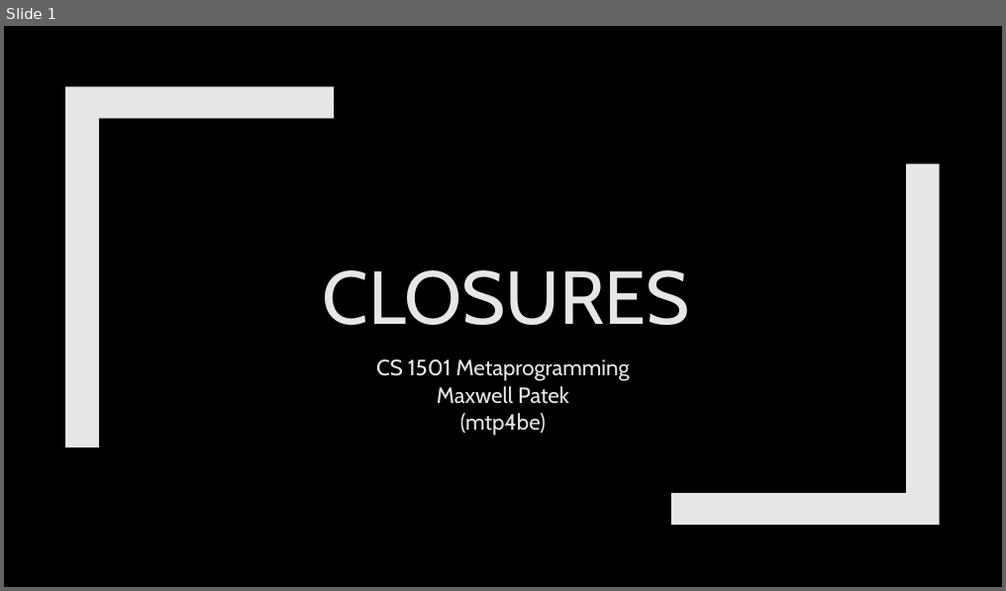
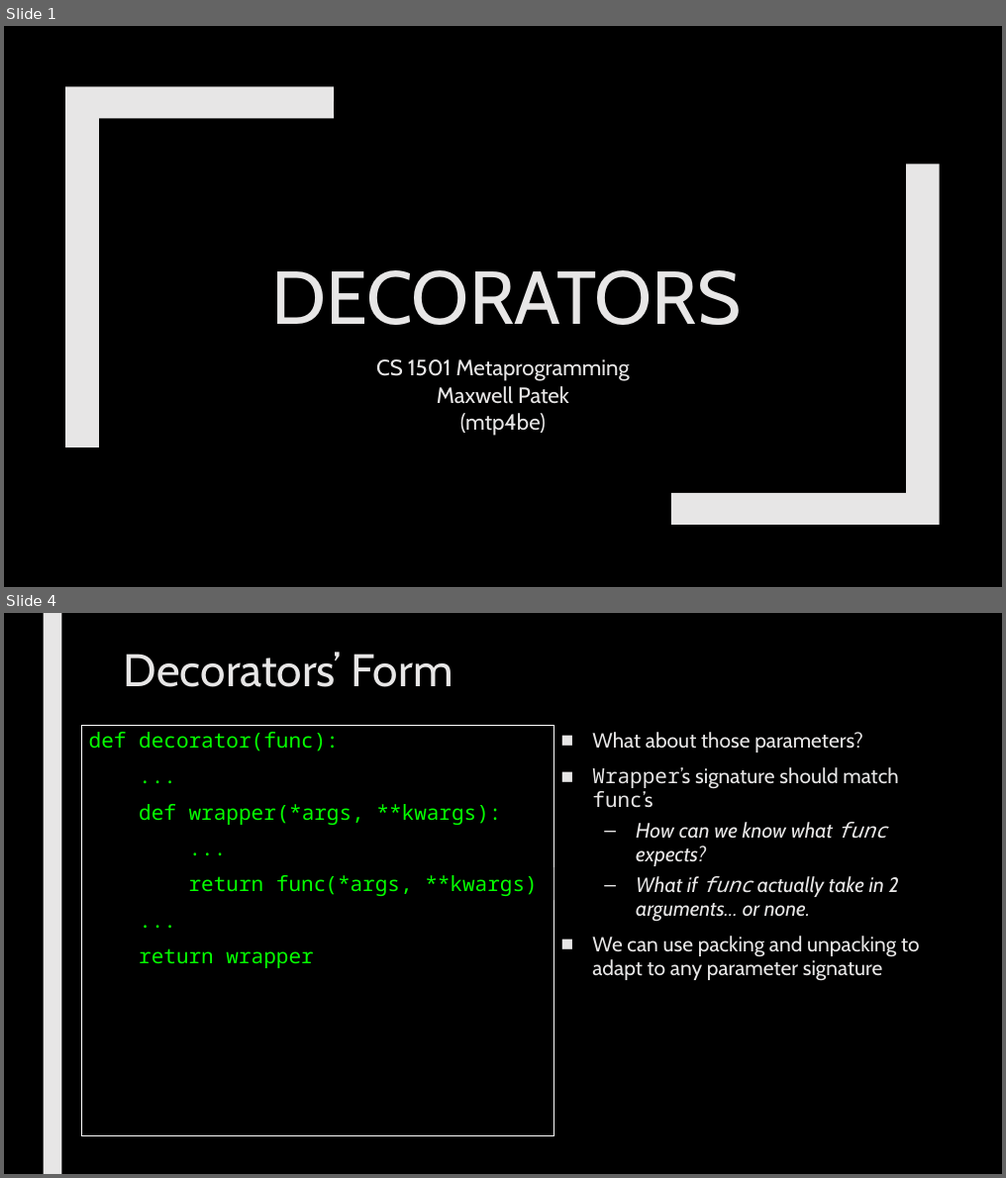
Before and after one commit to max7patek/metaprogramming, a slide deck: slides/04-Decorators.pptx. Shown one above the other, each under a label of ours: slide 1 before the commit, slides 1 and 4 after it; the slides between them are not shown. The pictures are 1006x591 and 1006x1178 pixels, drawn with LibreOffice and Linux fonts; fonts in the diff are those of the drawing. Boxes give left, top, right and bottom in pixels: in the first picture for what was removed or moved away, otherwise in the second. Text is boxed around its words. In the diff, an @@ line names an element or a change of style, - is before the commit and + after.

Commit message:
Finished draft of Decorators

```diff
--- a/slides/04-Decorators.pptx
+++ b/slides/04-Decorators.pptx
@@ slide 4 added at <box>4,613,1002,1174</box>, background #000000 @@
@@ rectangle added at <box>43,613,61,1174</box>, fill #E7E6E6 @@
@@ title added at <box>124,652,453,687</box>, 44 pt, text #E7E6E6 @@
+Decorators’ Form
@@ rectangle added at <box>81,726,553,1137</box>, outline #FFFFFF 0.75 pt, 20 pt, text #05FF00 @@
+def decorator(func):
+...
+def wrapper(params):
+...
+return func(params)
+...
+return wrapper
@@ text added at <box>592,732,920,981</box>, 20 pt, text #E7E6E6 @@
+■ What about those parameters?
+■ Wrapper’s signature should match func’s
+  – How can we know what func expects?
+  – What if func actually take in 2 arguments… or none.
+■ We can use packing and unpacking to adapt to any parameter signature
@@ text added at <box>277,804,501,825</box>, 20 pt, text #05FF00 @@
+(*args, **kwargs):
@@ text added at <box>325,875,537,896</box>, 20 pt, text #05FF00 @@
+(*args, **kwargs)
@@ slide 1 changed as well @@
@@ title at <box>271,271,741,325</box>: text changed @@
-CLOSURES
+DECORATORS
```
Also in this commit, not shown: 1 other slide changed, 8 other slides added, 2 slides removed, 1 other file.
